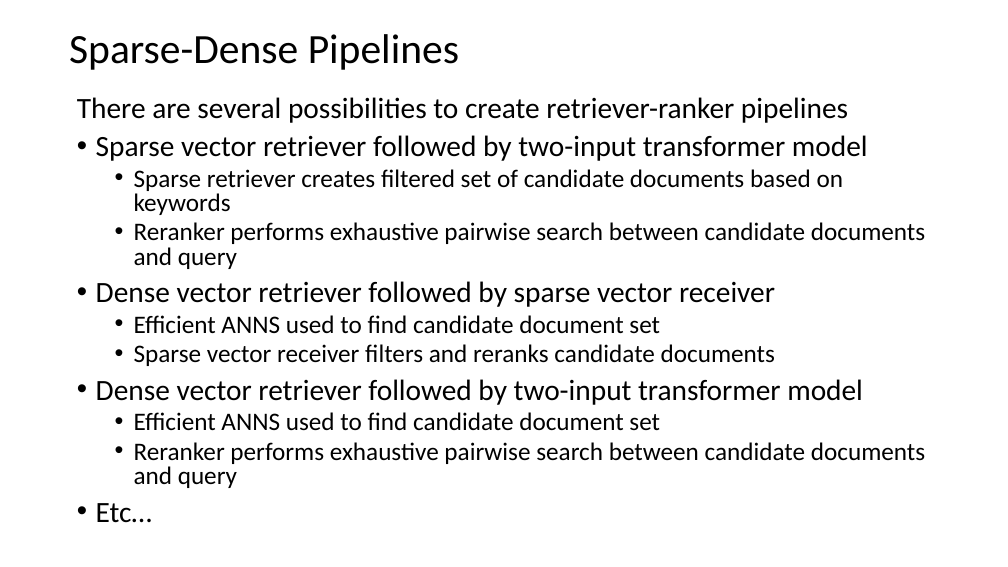
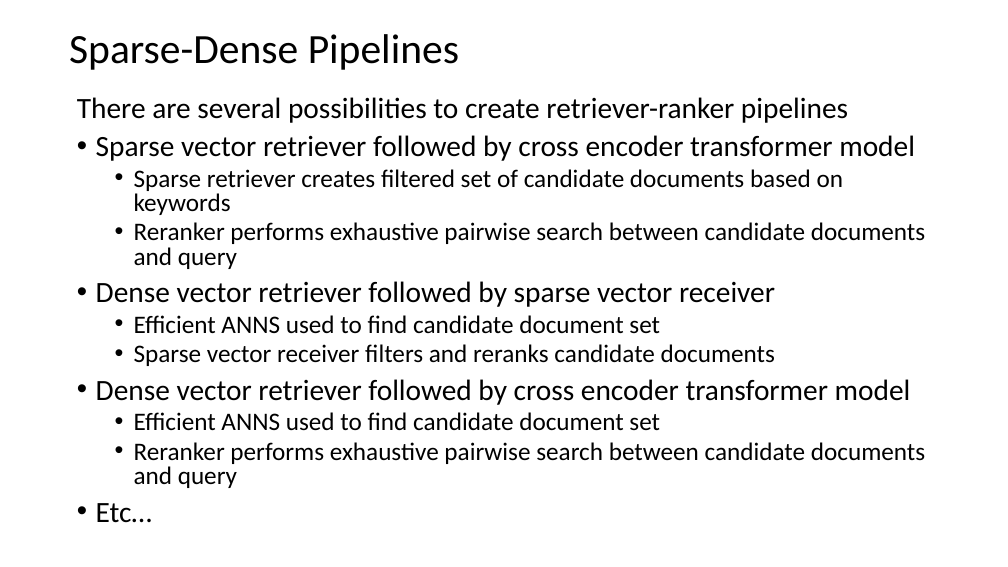
Before and after one commit to harelgabainew/school1, a slide deck: slide 39 of slides/7_DocumentWebSearching.pptx (slide 37 before the commit). Drawn at 1008x567 pixels with LibreOffice and Linux fonts; fonts in the diff are those of the drawing. Boxes give left, top, right and bottom in pixels: in the first picture for what was removed or moved away, otherwise in the second. Text is boxed around its words. In the diff, an @@ line names an element or a change of style, - is before the commit and + after.

```diff
--- a/slides/7_DocumentWebSearching.pptx
+++ b/slides/7_DocumentWebSearching.pptx
@@ text at [96,135,915,161]: text changed @@
-• Sparse vector retriever followed by two-input transformer model
+• Sparse vector retriever followed by cross encoder transformer model
@@ text at [96,379,911,405]: text changed @@
-• Dense vector retriever followed by two-input transformer model
+• Dense vector retriever followed by cross encoder transformer model
```
Also in this commit, not shown: 15 other slides changed, 6 slides added.
